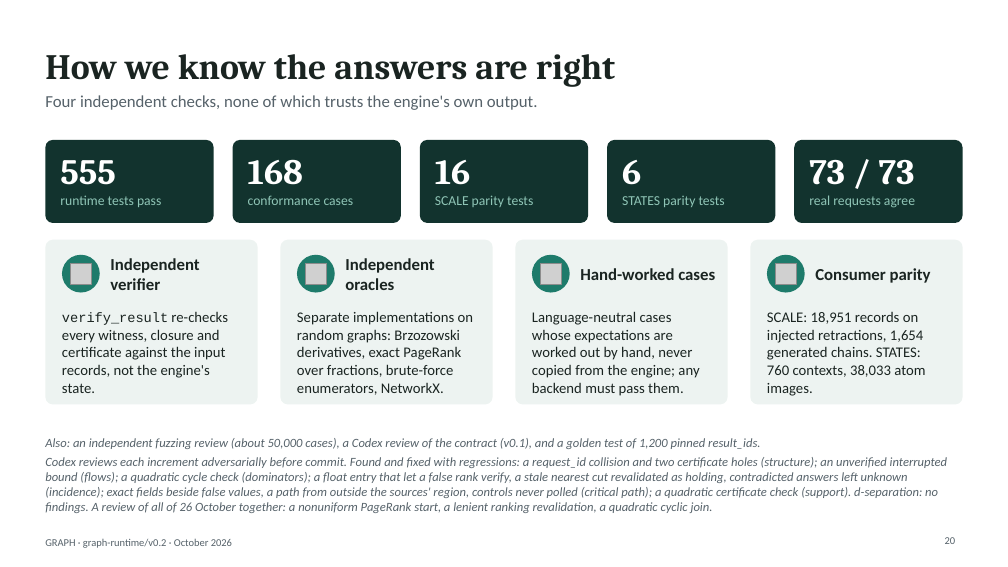
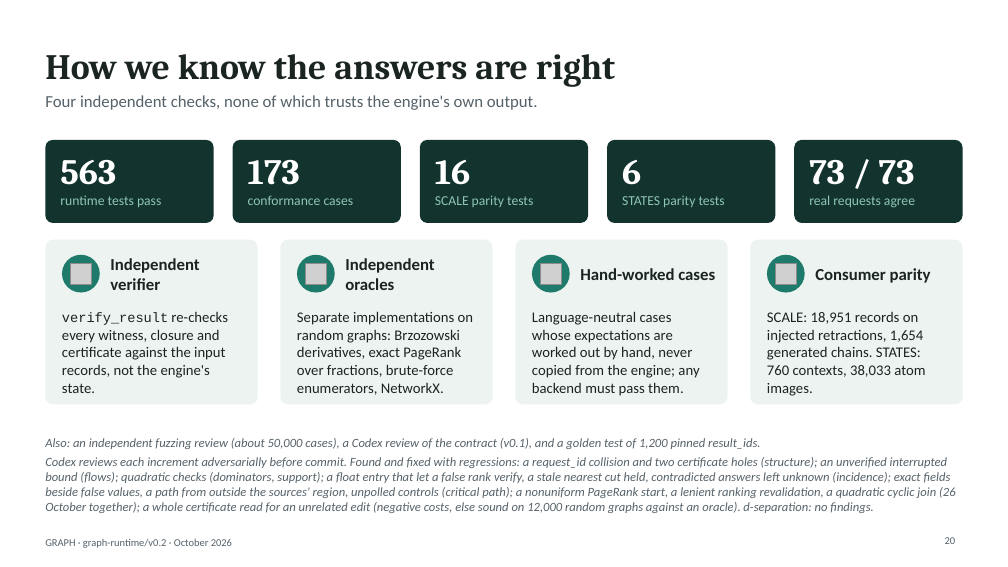
Before and after one commit to hlxin/graph, a slide deck: slide 20 of docs/GRAPH_slides.pptx. Drawn at 1008x567 pixels with LibreOffice and Linux fonts; fonts in the diff are those of the drawing; grey boxes stand for pictures. Boxes give left, top, right and bottom in pixels: in the first picture for what was removed or moved away, otherwise in the second. Text is boxed around its words. In the diff, an @@ line names an element or a change of style, - is before the commit and + after.

```diff
--- a/docs/GRAPH_slides.pptx
+++ b/docs/GRAPH_slides.pptx
@@ text at <box>60,160,116,185</box>: text changed @@
-555
+563
@@ text at <box>248,160,300,185</box>: text changed @@
-168
+173
@@ text at <box>45,457,956,513</box>: text changed @@
-Codex reviews each increment adversarially before commit. Found and fixed with regressions: a request_id collision and two certificate holes (structure); an unverified interrupted bound (flows); a quadratic cycle check (dominators); a float entry that let a false rank verify, a stale nearest cut revalidated as holding, contradicted answers left unknown (incidence); exact fields beside false values, a path from outside the sources' region, controls never polled (critical path); a quadratic certificate check (support). d-separation: no findings. A review of all of 26 October together: a nonuniform PageRank start, a lenient ranking revalidation, a quadratic cyclic join.
+Codex reviews each increment adversarially before commit. Found and fixed with regressions: a request_id collision and two certificate holes (structure); an unverified interrupted bound (flows); quadratic checks (dominators, support); a float entry that let a false rank verify, a stale nearest cut held, contradicted answers left unknown (incidence); exact fields beside false values, a path from outside the sources' region, unpolled controls (critical path); a nonuniform PageRank start, a lenient ranking revalidation, a quadratic cyclic join (26 October together); a whole certificate read for an unrelated edit (negative costs, else sound on 12,000 random graphs against an oracle). d-separation: no findings.
```
Also in this commit, not shown: 4 other slides changed, 2 slides added, 1 slide removed, 3 other files.
